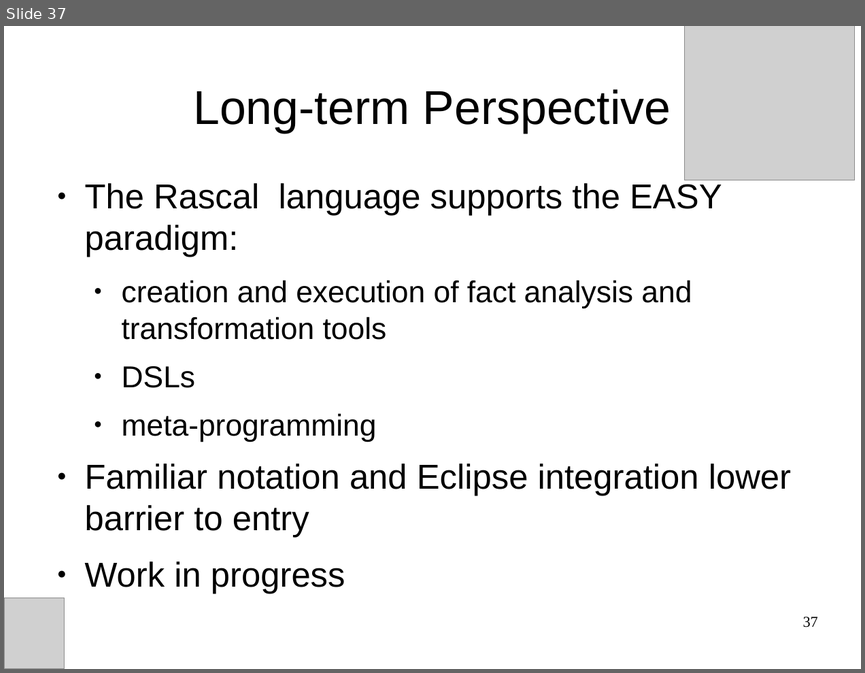
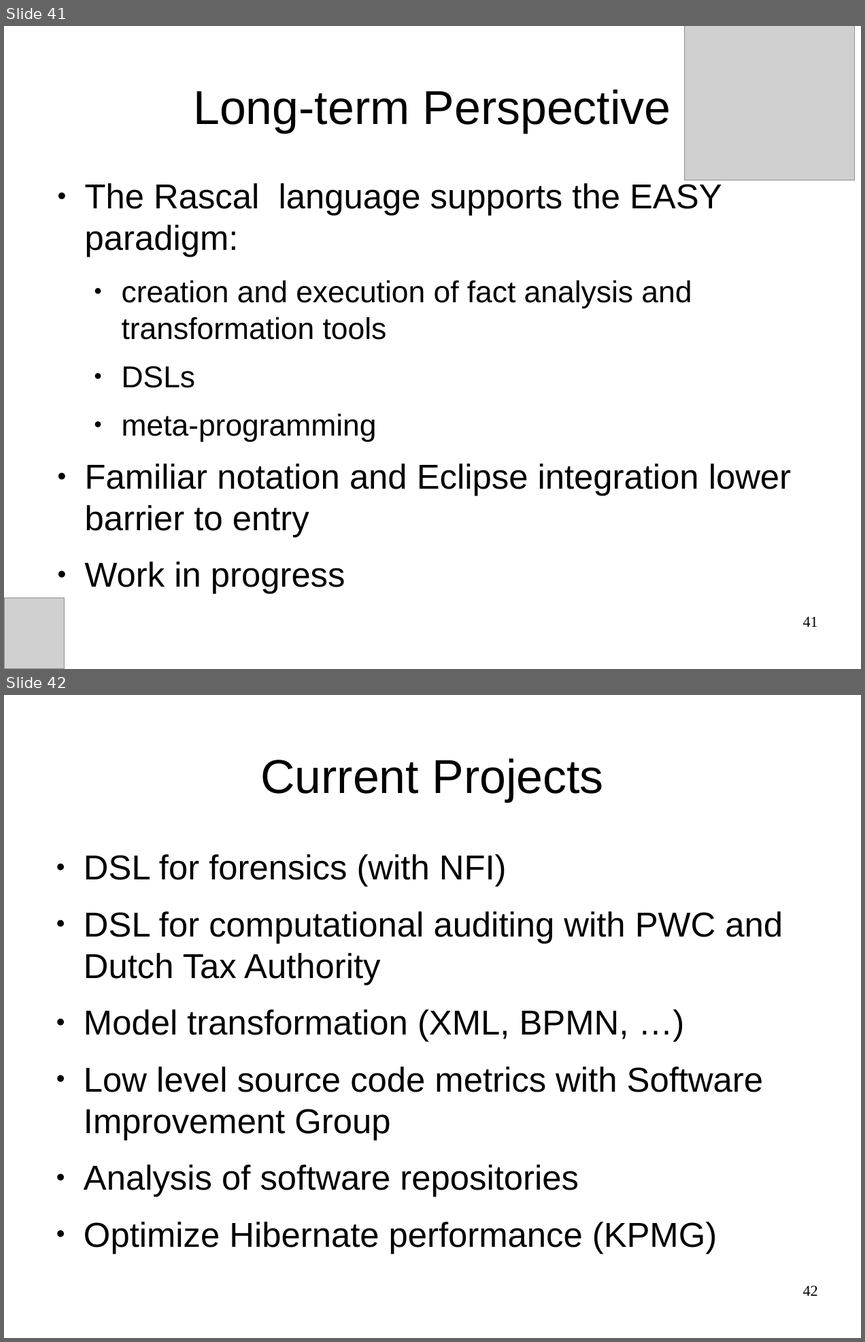
Before and after one commit to cwi-swat/meta-environment, a slide deck: meta-doc/analysis/rascal-slides/rascal-ou.odp. Shown one above the other, each under a label of ours: slide 37 before the commit, slides 41 and 42 after it. The pictures are 865x673 and 865x1342 pixels, drawn with LibreOffice and Linux fonts; fonts in the diff are those of the drawing; grey boxes stand for pictures; background and template pictures are left out. Boxes give left, top, right and bottom in pixels: in the first picture for what was removed or moved away, otherwise in the second. Text is boxed around its words. In the diff, an @@ line names an element or a change of style, - is before the commit and + after.

```diff
--- a/meta-doc/analysis/rascal-slides/rascal-ou.odp
+++ b/meta-doc/analysis/rascal-slides/rascal-ou.odp
@@ slide 42 added at (4, 695, 861, 1338), background #FFFFFF @@
@@ title added at (260, 758, 603, 802), 44 pt, text #000000 @@
+Current Projects
@@ text added at (84, 854, 783, 1253), 32 pt, text #000000 @@
+● DSL for forensics (with NFI)
+● DSL for computational auditing with PWC and Dutch Tax Authority
+● Model transformation (XML, BPMN, …)
+● Low level source code metrics with Software Improvement Group
+● Analysis of software repositories
+● Optimize Hibernate performance (KPMG)
@@ page number added at (803, 1285, 818, 1295), 14 pt, text #000000 @@
+42
@@ what was slide 37 is now slide 41 @@
@@ page number at (803, 616, 818, 626): text changed @@
-37
+41
```
Also in this commit, not shown: 8 slides changed, 9 other slides added, 2 other files.
